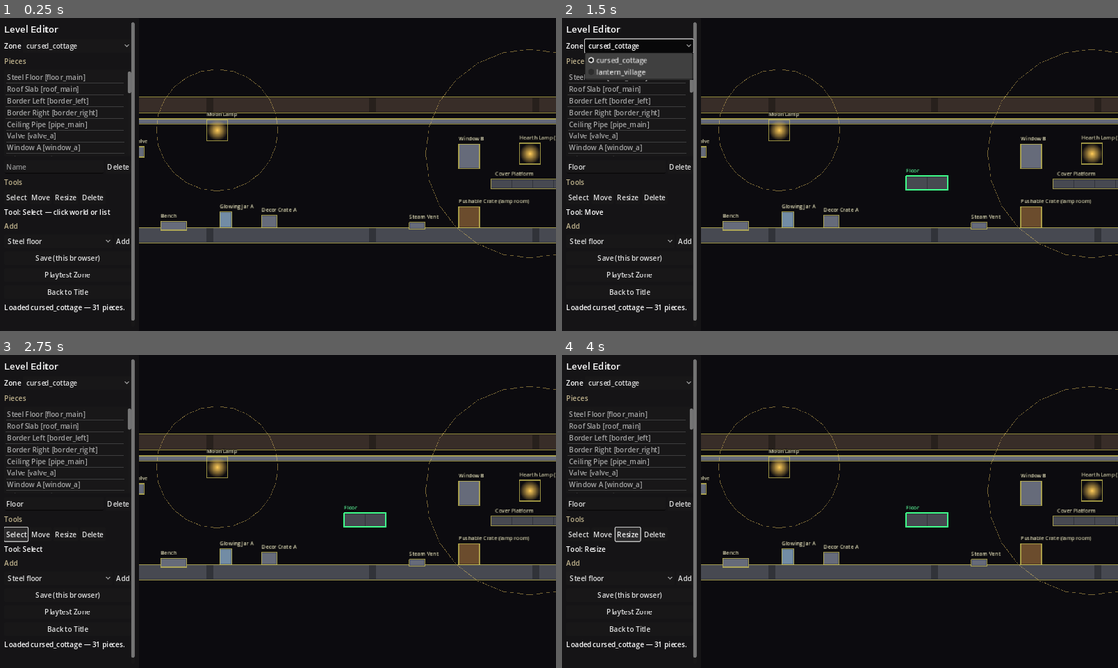
Above: before the commit, frames 1-4 (two rows, left to right).
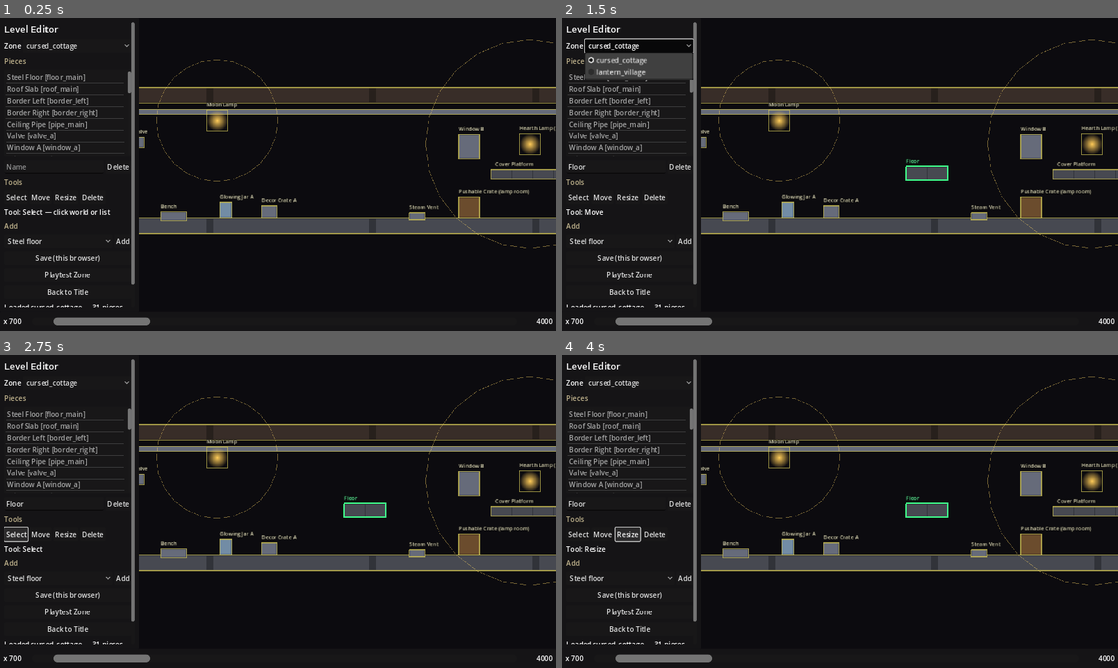
Above: after the commit, the same moments.

Repository: lukezhang2/Eclipseborn
Game: Godot game, scene res://scenes/editor/LevelEditor.tscn
Two runs of this game, one before a commit and one after it. Both use one fixed random seed, a clock stepped at 60 frames per second and the inputs below. This scene is started directly instead of the project's main scene.
Inputs:
- Up to frame 1 (0.25 s): no input
- Up to frame 2 (1.5 s): click "Add" at 0.5 s; click "cursed_cottage" at 1.25 s
- Up to frame 3 (2.75 s): click "Select" at 2 s
- Up to frame 4 (4 s): click "Move" at 2.75 s; click "Resize" at 3.5 s

The runs differ from the first frame. In frame 1, 16% of the frame differs, in the area x 0-100%, y 6-99%; in frame 2, 16%; in frame 3, 16%; in frame 4, 16%.

Commit message:
Lock editor chrome to screen; add bottom level scrubber.
Why: tools must stay fixed while zooming/panning, and builders need a way to scroll past the rightmost piece so levels can grow.
Co-authored-by: Cursor <cursoragent@cursor.com>

Diff:
--- a/scripts/editor/LevelEditor.gd
+++ b/scripts/editor/LevelEditor.gd
@@ -1,10 +1,15 @@
 extends Control
-## Level editor with SubViewport world, named catalog pieces, and editable lantern radius.
+## Level editor: fixed left toolbar, world SubViewport, bottom scrub for long levels.
 
 
 enum Tool { SELECT, MOVE, RESIZE, DELETE }
 
 const PANEL_W := 320.0
+const BOTTOM_H := 44.0
+const OVERSCROLL := 960.0 ## How far past the rightmost piece you can pan to keep building.
+const MIN_WORLD_RIGHT := 1600.0
+const CAM_Y := 360.0
+
 
 var zone_id: String = "cursed_cottage"
 var tool: Tool = Tool.SELECT
@@ -14,6 +19,7 @@
 var _selected: EditorPiece = null
 var _world: Node2D
 var _cam: Camera2D
+var _bg: Polygon2D
 var _viewport: SubViewport
 var _vp_container: SubViewportContainer
 var _piece_list: ItemList
@@ -23,9 +29,14 @@
 var _status: Label
 var _tool_label: Label
 var _zone_option: OptionButton
+var _scrub: HScrollBar
+var _scrub_label: Label
+var _extent_label: Label
 var _panning: bool = false
 var _pan_last: Vector2 = Vector2.ZERO
 var _syncing_list: bool = false
+var _syncing_scrub: bool = false
+var _world_right: float = MIN_WORLD_RIGHT
 
 
 func _ready() -> void:
@@ -37,41 +48,16 @@
 
 
 func _build_layout() -> void:
-	var root := HBoxContainer.new()
-	root.set_anchors_and_offsets_preset(PRESET_FULL_RECT)
-	root.add_theme_constant_override("separation", 0)
-	root.mouse_filter = Control.MOUSE_FILTER_IGNORE
-	add_child(root)
-
-	var panel := PanelContainer.new()
-	panel.custom_minimum_size = Vector2(PANEL_W, 0)
-	panel.size_flags_vertical = Control.SIZE_EXPAND_FILL
-	panel.mouse_filter = Control.MOUSE_FILTER_STOP
-	root.add_child(panel)
-
-	var margin := MarginContainer.new()
-	for m in ["margin_left", "margin_right", "margin_top", "margin_bottom"]:
-		margin.add_theme_constant_override(m, 10)
-	panel.add_child(margin)
-
-	var scroll := ScrollContainer.new()
-	scroll.size_flags_vertical = Control.SIZE_EXPAND_FILL
-	scroll.horizontal_scroll_mode = ScrollContainer.SCROLL_MODE_DISABLED
-	margin.add_child(scroll)
-
-	var col := VBoxContainer.new()
-	col.size_flags_horizontal = Control.SIZE_EXPAND_FILL
-	col.add_theme_constant_override("separation", 8)
-	scroll.add_child(col)
-	_build_sidebar(col)
-
+	## Full-screen world; left panel + bottom scrub are screen-locked overlays.
 	_vp_container = SubViewportContainer.new()
-	_vp_container.size_flags_horizontal = Control.SIZE_EXPAND_FILL
-	_vp_container.size_flags_vertical = Control.SIZE_EXPAND_FILL
+	_vp_container.name = "WorldView"
+	_vp_container.set_anchors_and_offsets_preset(PRESET_FULL_RECT)
+	_vp_container.offset_left = PANEL_W
+	_vp_container.offset_bottom = -BOTTOM_H
 	_vp_container.stretch = true
 	_vp_container.mouse_filter = Control.MOUSE_FILTER_STOP
 	_vp_container.gui_input.connect(_on_vp_gui_input)
-	root.add_child(_vp_container)
+	add_child(_vp_container)
 
 	_viewport = SubViewport.new()
 	_viewport.size = Vector2i(960, 720)
@@ -83,17 +69,94 @@
 	_world = Node2D.new()
 	_world.name = "World"
 	_viewport.add_child(_world)
-	var bg := Polygon2D.new()
-	bg.z_index = -100
-	bg.color = Color(0.05, 0.045, 0.06)
-	bg.polygon = PackedVector2Array([
-		Vector2(-400, -400), Vector2(4500, -400), Vector2(4500, 1100), Vector2(-400, 1100)
-	])
-	_world.add_child(bg)
+
+	_bg = Polygon2D.new()
+	_bg.z_index = -100
+	_bg.color = Color(0.05, 0.045, 0.06)
+	_world.add_child(_bg)
+
 	_cam = Camera2D.new()
-	_cam.position = Vector2(700, 360)
+	_cam.position = Vector2(700, CAM_Y)
 	_world.add_child(_cam)
 	_cam.make_current()
+
+	_build_left_panel()
+	_build_bottom_scrub()
+	_rebuild_bg()
+
+
+func _build_left_panel() -> void:
+	var panel := PanelContainer.new()
+	panel.name = "LeftPanel"
+	panel.set_anchors_preset(Control.PRESET_LEFT_WIDE)
+	panel.offset_left = 0
+	panel.offset_right = PANEL_W
+	panel.offset_top = 0
+	panel.offset_bottom = -BOTTOM_H
+	panel.mouse_filter = Control.MOUSE_FILTER_STOP
+	panel.z_index = 20
+	add_child(panel)
+
+	var margin := MarginContainer.new()
+	for m in ["margin_left", "margin_right", "margin_top", "margin_bottom"]:
+		margin.add_theme_constant_override(m, 10)
+	panel.add_child(margin)
+
+	var scroll := ScrollContainer.new()
+	scroll.size_flags_vertical = Control.SIZE_EXPAND_FILL
+	scroll.horizontal_scroll_mode = ScrollContainer.SCROLL_MODE_DISABLED
+	margin.add_child(scroll)
+
+	var col := VBoxContainer.new()
+	col.size_flags_horizontal = Control.SIZE_EXPAND_FILL
+	col.add_theme_constant_override("separation", 8)
+	scroll.add_child(col)
+	_build_sidebar(col)
+
+
+func _build_bottom_scrub() -> void:
+	var bar := PanelContainer.new()
+	bar.name = "BottomScrub"
+	bar.set_anchors_preset(Control.PRESET_BOTTOM_WIDE)
+	bar.offset_top = -BOTTOM_H
+	bar.offset_bottom = 0
+	bar.offset_left = 0
+	bar.offset_right = 0
+	bar.mouse_filter = Control.MOUSE_FILTER_STOP
+	bar.z_index = 20
+	add_child(bar)
+
+	var margin := MarginContainer.new()
+	for m in ["margin_left", "margin_right", "margin_top", "margin_bottom"]:
+		margin.add_theme_constant_override(m, 8)
+	bar.add_child(margin)
+
+	var row := HBoxContainer.new()
+	row.add_theme_constant_override("separation", 10)
+	margin.add_child(row)
+
+	_scrub_label = Label.new()
+	_scrub_label.text = "Scroll"
+	_scrub_label.custom_minimum_size.x = 56
+	row.add_child(_scrub_label)
+
+	_scrub = HScrollBar.new()
+	_scrub.size_flags_horizontal = Control.SIZE_EXPAND_FILL
+	_scrub.size_flags_vertical = Control.SIZE_SHRINK_CENTER
+	_scrub.custom_minimum_size = Vector2(0, 18)
+	_scrub.min_value = 0
+	_scrub.max_value = MIN_WORLD_RIGHT + OVERSCROLL
+	_scrub.page = 640
+	_scrub.value = 0
+	_scrub.value_changed.connect(_on_scrub_changed)
+	row.add_child(_scrub)
+
+	_extent_label = Label.new()
+	_extent_label.name = "ExtentLabel"
+	_extent_label.text = "0"
+	_extent_label.custom_minimum_size.x = 72
+	_extent_label.horizontal_alignment = HORIZONTAL_ALIGNMENT_RIGHT
+	row.add_child(_extent_label)
 
 
 func _build_sidebar(col: VBoxContainer) -> void:
@@ -154,6 +217,7 @@
 			_selected.light_radius = v
 			_selected._rebuild()
 			_selected.set_selected(true)
+			_refresh_world_extent()
 	)
 	_radius_row.add_child(_radius_spin)
 
@@ -213,7 +277,7 @@
 	_status = Label.new()
 	_status.autowrap_mode = TextServer.AUTOWRAP_WORD_SMART
 	_status.custom_minimum_size = Vector2(280, 70)
-	_status.text = "MMB pan · wheel zoom · select a lantern to edit radius."
+	_status.text = "Left panel is fixed. Bottom bar scrolls the level. Build past the end to grow it."
 	col.add_child(_status)
 
 
@@ -228,6 +292,83 @@
 	l.text = t
 	l.add_theme_color_override("font_color", Color(0.75, 0.7, 0.55))
 	return l
+
+
+func _piece_right_edge(p: EditorPiece) -> float:
+	if p == null or not is_instance_valid(p):
+		return 0.0
+	match p.kind:
+		EditorPiece.Kind.LIGHT:
+			return p.position.x + maxf(p.light_radius, 40.0)
+		_:
+			return p.position.x + maxf(p.size.x, 8.0) * 0.5
+
+
+func _compute_world_right() -> float:
+	var right := MIN_WORLD_RIGHT
+	for p in _pieces:
+		if is_instance_valid(p):
+			right = maxf(right, _piece_right_edge(p))
+	return right
+
+
+func _refresh_world_extent() -> void:
+	_world_right = _compute_world_right()
+	_rebuild_bg()
+	_sync_scrub_from_camera(true)
+
+
+func _rebuild_bg() -> void:
+	if _bg == null:
+		return
+	var right := _world_right + OVERSCROLL + 400.0
+	_bg.polygon = PackedVector2Array([
+		Vector2(-400, -400), Vector2(right, -400), Vector2(right, 1100), Vector2(-400, 1100)
+	])
+
+
+func _view_page_width() -> float:
+	## Approximate visible world width behind the camera at current zoom.
+	var cont_w := maxf(_vp_container.size.x, 1.0)
+	return cont_w / maxf(_cam.zoom.x, 0.05)
+
+
+func _sync_scrub_from_camera(_force_range: bool = false) -> void:
+	if _scrub == null or _cam == null:
+		return
+	_syncing_scrub = true
+	var page := _view_page_width()
+	var max_scroll := maxf(_world_right + OVERSCROLL, page + 1.0)
+	_scrub.min_value = 0.0
+	_scrub.max_value = max_scroll
+	_scrub.page = clampf(page, 64.0, max_scroll)
+	# Camera X is the center of the view; scrub value is left edge.
+	var left := _cam.position.x - page * 0.5
+	_scrub.set_value_no_signal(clampf(left, 0.0, maxf(0.0, max_scroll - _scrub.page)))
+	if _extent_label:
+		_extent_label.text = "%.0f" % _world_right
+	_scrub_label.text = "x %.0f" % _cam.position.x
+	_syncing_scrub = false
+
+
+func _on_scrub_changed(value: float) -> void:
+	if _syncing_scrub or _cam == null:
+		return
+	var page := _view_page_width()
+	_cam.position.x = value + page * 0.5
+	_cam.position.y = CAM_Y
+	_scrub_label.text = "x %.0f" % _cam.position.x
+
+
+func _clamp_camera() -> void:
+	if _cam == null:
+		return
+	var page := _view_page_width()
+	var max_left := maxf(0.0, _world_right + OVERSCROLL - page)
+	var left := clampf(_cam.position.x - page * 0.5, 0.0, max_left)
+	_cam.position.x = left + page * 0.5
+	_cam.position.y = CAM_Y
+	_sync_scrub_from_camera()
 
 
 func _clear_pieces() -> void:
@@ -249,7 +390,6 @@
 		var oid := str(raw.get("id", ""))
 		if oid != "":
 			overrides[oid] = raw
-	# Always seed from the live catalog so the zone is never empty.
 	for cat in ZoneCatalog.pieces_for(zone_id):
 		var id := str(cat.get("id", ""))
 		if id != "" and _removed_ids.has(id):
@@ -262,14 +402,15 @@
 					merged[key] = ov[key]
 			overrides.erase(id)
 		_spawn_piece_dict(merged)
-	# Extra user-added pieces (non-catalog).
 	for id in overrides.keys():
 		var raw: Dictionary = overrides[id]
 		if bool(raw.get("builtin", false)):
 			continue
 		_spawn_piece_dict(raw)
-	_cam.position = Vector2(700, 360)
+	_cam.position = Vector2(700, CAM_Y)
+	_cam.zoom = Vector2.ONE
 	_refresh_list()
+	_refresh_world_extent()
 	_status.text = "Loaded %s — %d pieces." % [zone_id, _pieces.size()]
 
 
@@ -310,7 +451,8 @@
 	if _syncing_list or index < 0 or index >= _pieces.size():
 		return
 	_select(_pieces[index])
-	_cam.position = _selected.position
+	_cam.position = Vector2(_selected.position.x, CAM_Y)
+	_clamp_camera()
 
 
 func _select(piece: EditorPiece) -> void:
@@ -334,6 +476,7 @@
 	if is_instance_valid(doomed):
 		doomed.queue_free()
 	_refresh_list()
+	_refresh_world_extent()
 	_status.text = "Deleted '%s'." % id
 	_save()
 
@@ -357,6 +500,7 @@
 	_select(_pieces.back())
 	tool = Tool.MOVE
 	_tool_label.text = "Tool: Move"
+	_refresh_world_extent()
 
 
 func _build_data() -> Dictionary:
@@ -397,10 +541,12 @@
 			return
 		if mb.button_index == MOUSE_BUTTON_WHEEL_UP and mb.pressed:
 			_cam.zoom = (_cam.zoom * 1.1).clamp(Vector2(0.2, 0.2), Vector2(4, 4))
+			_clamp_camera()
 			_vp_container.accept_event()
 			return
 		if mb.button_index == MOUSE_BUTTON_WHEEL_DOWN and mb.pressed:
 			_cam.zoom = (_cam.zoom * 0.9).clamp(Vector2(0.2, 0.2), Vector2(4, 4))
+			_clamp_camera()
 			_vp_container.accept_event()
 			return
 		if mb.button_index == MOUSE_BUTTON_LEFT:
@@ -409,12 +555,14 @@
 				_on_click(world)
 			elif _selected and tool != Tool.DELETE:
 				_selected.end_interact()
+				_refresh_world_extent()
 			_vp_container.accept_event()
 	elif event is InputEventMouseMotion:
 		var mm := event as InputEventMouseMotion
 		if _panning:
 			_cam.position -= (mm.position - _pan_last) / _cam.zoom
 			_pan_last = mm.position
+			_clamp_camera()
 			_vp_container.accept_event()
 			return
 		if _selected == null or tool == Tool.DELETE:
@@ -422,8 +570,10 @@
 		var world := _vp_to_world(mm.position)
 		if tool == Tool.MOVE or _selected._dragging:
 			_selected.drag_to(world)
+			_refresh_world_extent()
 		elif tool == Tool.RESIZE or _selected._resizing:
 			_selected.resize_to(world)
+			_refresh_world_extent()
 		_vp_container.accept_event()
 	elif event is InputEventKey and event.pressed and not event.echo:
 		if event.keycode == KEY_DELETE or event.keycode == KEY_BACKSPACE:
@@ -432,8 +582,12 @@
 				_vp_container.accept_event()
 
 
+func _notification(what: int) -> void:
+	if what == NOTIFICATION_RESIZED:
+		call_deferred("_clamp_camera")
+
+
 func _vp_to_world(local_pos: Vector2) -> Vector2:
-	## Convert SubViewportContainer-local mouse into world coords.
 	var vp_size := Vector2(_viewport.size)
 	var cont_size := _vp_container.size
 	if cont_size.x < 1.0 or cont_size.y < 1.0:
Not shown, changed: index.html
Not shown, changed: index.pck
